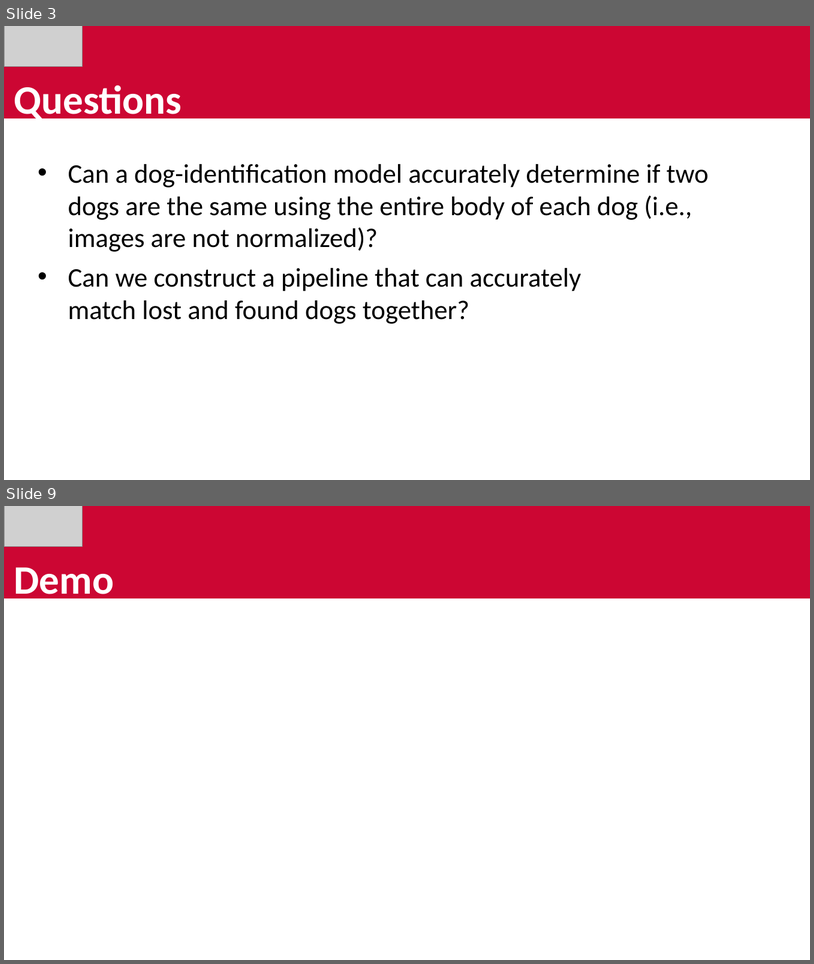
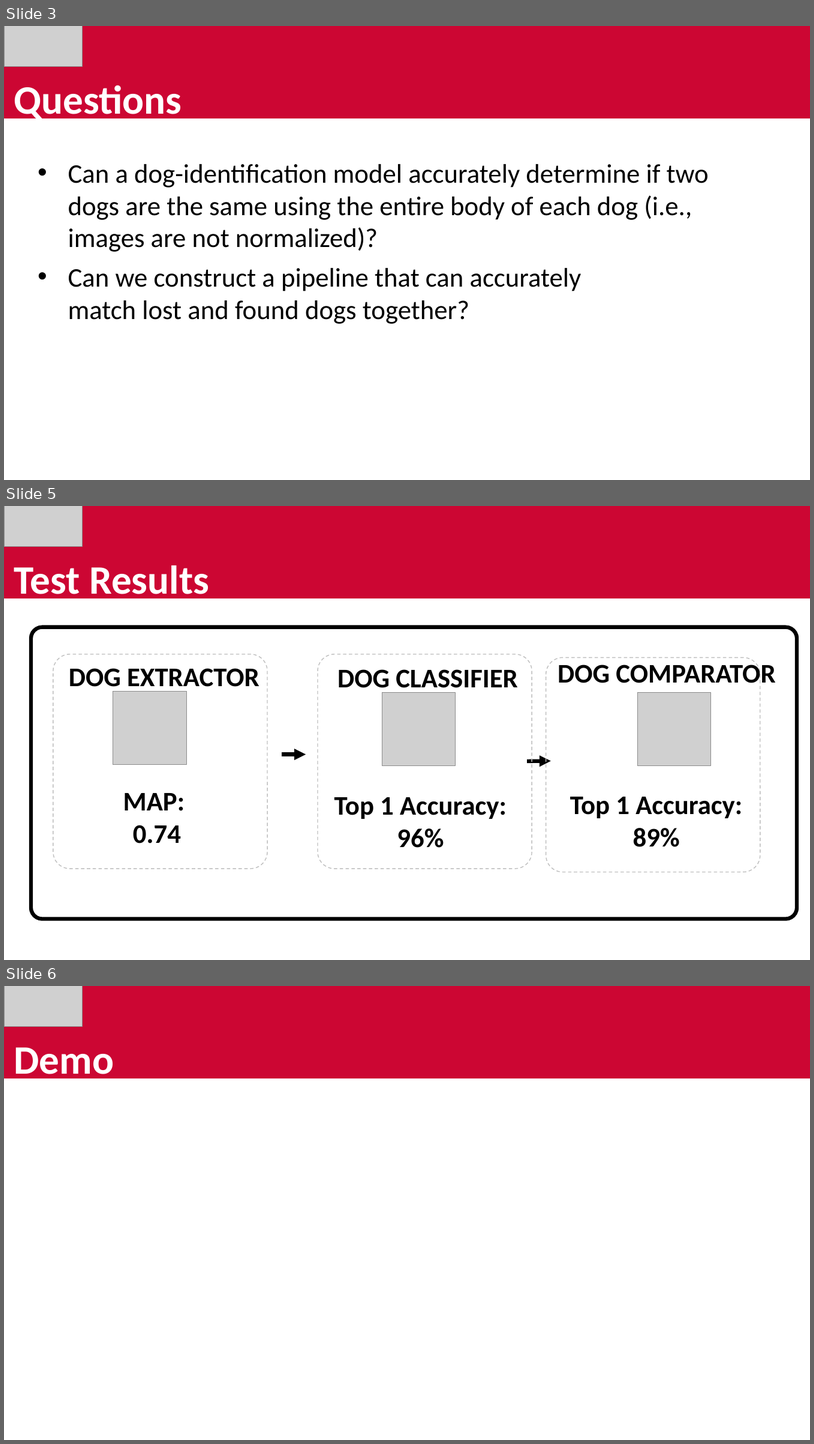
Before and after one commit to avickars/Dog-Application, a slide deck: final_presentation.pptx. Shown one above the other, each under a label of ours: slides 3 and 9 before the commit, slides 3, 5 and 6 after it; the slides between them are not shown. The pictures are 814x964 and 814x1444 pixels, drawn with LibreOffice and Linux fonts; fonts in the diff are those of the drawing; grey boxes stand for pictures. Boxes give left, top, right and bottom in pixels: in the first picture for what was removed or moved away, otherwise in the second. Text is boxed around its words. In the diff, an @@ line names an element or a change of style, - is before the commit and + after.

```diff
--- a/final_presentation.pptx
+++ b/final_presentation.pptx
@@ slide 5 added at (x1=4, y1=506, x2=810, y2=960), background #FFFFFF @@
@@ rectangle added at (x1=4, y1=506, x2=810, y2=598), fill #CC0633, outline #CC0633 1 pt @@
@@ picture added at (x1=4, y1=506, x2=83, y2=546) @@
@@ text added at (x1=14, y1=565, x2=209, y2=603), 48 pt, text #FFFFFF, bold @@
+Test Results
@@ rounded rectangle added at (x1=31, y1=627, x2=798, y2=919), outline #000000 4.5 pt @@
@@ rounded rectangle added at (x1=53, y1=654, x2=267, y2=868), outline #BFBFBF 1 pt dashed @@
@@ rounded rectangle added at (x1=318, y1=654, x2=532, y2=868), outline #BFBFBF 1 pt dashed @@
@@ rounded rectangle added at (x1=546, y1=657, x2=761, y2=871), outline #BFBFBF 1 pt dashed @@
@@ text added at (x1=558, y1=660, x2=776, y2=689), 32 pt, text #000000, bold @@
+DOG COMPARATOR
@@ text added at (x1=69, y1=668, x2=260, y2=693), 32 pt, text #000000, bold @@
+DOG EXTRACTOR
@@ text added at (x1=338, y1=669, x2=518, y2=694), 32 pt, text #000000, bold @@
+DOG CLASSIFIER
@@ picture added at (x1=113, y1=691, x2=186, y2=765) @@
@@ picture added at (x1=382, y1=693, x2=455, y2=766) @@
@@ picture added at (x1=638, y1=693, x2=711, y2=766) @@
@@ arrow added from (282, 754) to (306, 754), #000000 4.5 pt @@
@@ arrow added from (527, 761) to (551, 760), #000000 4.5 pt @@
@@ text added at (x1=123, y1=793, x2=185, y2=843), 32 pt, text #000000, bold @@
+MAP:
+0.74
@@ text added at (x1=335, y1=797, x2=507, y2=847), 32 pt, text #000000, bold @@
+Top 1 Accuracy: 96%
@@ text added at (x1=570, y1=796, x2=743, y2=847), 32 pt, text #000000, bold @@
+Top 1 Accuracy: 89%
@@ what was slide 9 is now slide 6 @@
```
Also in this commit, not shown: 3 slides changed, 3 slides removed, 7 other files.
